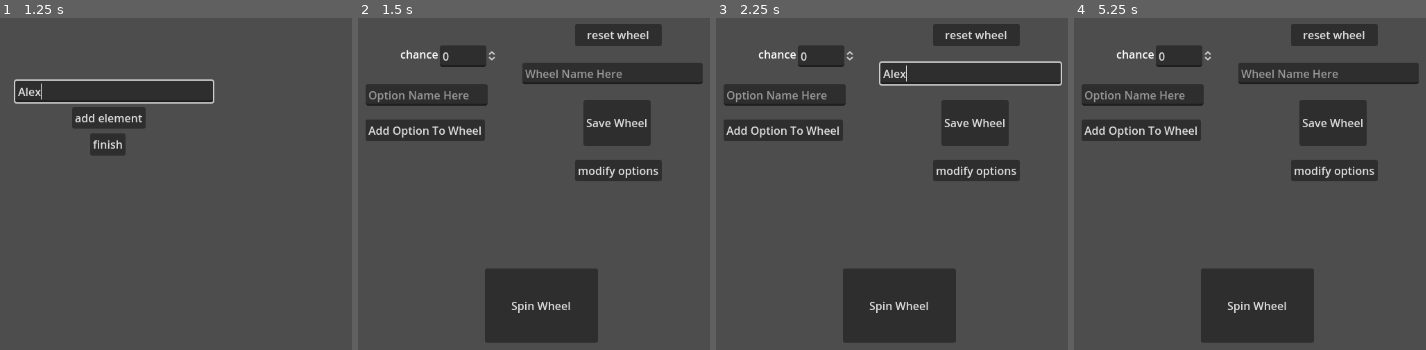
Above: before the commit, frames 1-4 (left to right).
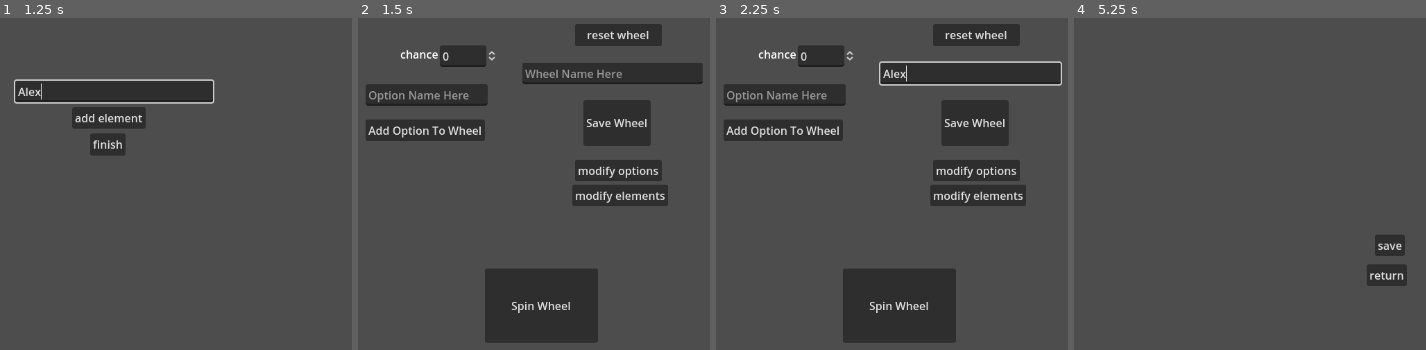
Above: after the commit, the same moments.

Repository: ArminKuburas/godot_spinner
Game: Godot game, scene res://wheel_element_creation.tscn
The game is run twice, just before and just after one commit, with the same random seed, the same clock (stepped at 60 frames per second) and the same inputs.
Inputs (mouse positions are in pixels of both pictures, inside the frame that each line leads up to):
- Up to frame 1 (1.25 s): click (112, 91) at 0.52 s; type "Alex" at 0.6 s
- Up to frame 2 (1.5 s): click "finish" at 1.25 s
- Up to frame 3 (2.25 s): click (969, 74) at 2.02 s; type "Alex" at 2.1 s
- Up to frame 4 (5.25 s): click (1144, 94) at 2.25 s; type "Alex" at 2.33 s; click "Spin Wheel" at 2.75 s; click "modify options" at 3.5 s; click "return" at 4.25 s; click (1334, 193) at 5 s, where only the run after the commit has a clickable "modify elements"

Frame 1 is identical in both runs. In frame 2, 1.5% of the frame differs, in the area x 61-89%, y 50-57%; in frame 3, 1.5%; in frame 4, 22%, in the area x 2-99%, y 1-98%.

Commit message:
fix and feat: fixed a bug where changing an option name did not work. In addition added the ability to change the elements.

Diff:
--- /dev/null
+++ b/godot-spinner-project/modify_elements.gd
@@ -0,0 +1,51 @@
+extends Control
+
+
+# Called when the node enters the scene tree for the first time.
+func _ready() -> void:
+	populate_elements_menu()
+	pass # Replace with function body.
+
+func populate_elements_menu() -> void:
+	var vbox = $Elements_Container/VBoxContainer
+	for element_name in Global.elements.keys():
+		var hbox = HBoxContainer.new()
+		var name_label = Label.new()
+		name_label.text = "Element:"
+		hbox.add_child(name_label)
+		var name_edit = LineEdit.new()
+		name_edit.text = element_name
+		name_edit.name = element_name + "_name_edit"
+		hbox.add_child(name_edit)
+		vbox.add_child(hbox)
+
+# Called every frame. 'delta' is the elapsed time since the previous frame.
+func _process(delta: float) -> void:
+	pass
+
+
+func _on_return_pressed() -> void:
+	get_tree().change_scene_to_file("res://node_2d.tscn")
+
+
+func _on_save_pressed() -> void:
+	var vbox = $Elements_Container/VBoxContainer
+	var new_elements = {}
+	for hbox in vbox.get_children():
+		var old_name = hbox.get_child(1).name.replace("_name_edit", "")
+		var new_name = hbox.get_child(1).text
+
+		if old_name != new_name:
+			# Update element in the Global.elements
+			new_elements[new_name] = Global.elements[old_name]
+			Global.elements.erase(old_name)
+			hbox.get_child(1).name = hbox.get_child(1).text + "_name_edit"
+
+			# Update the options to reflect the new element name
+			for option in Global.wheel_options:
+				if option["effects"].has(old_name):
+					option["effects"][new_name] = option["effects"].erase(old_name)
+		else:
+			new_elements[old_name] = Global.elements[old_name]
+
+	Global.elements = new_elements
--- /dev/null
+++ b/godot-spinner-project/modify_elements.tscn
@@ -0,0 +1,40 @@
+[gd_scene load_steps=2 format=3 uid="uid://5cx6fh1ofdk7"]
+
+[ext_resource type="Script" path="res://modify_elements.gd" id="1_24uvr"]
+
+[node name="modify_elements" type="Control"]
+layout_mode = 3
+anchors_preset = 15
+anchor_right = 1.0
+anchor_bottom = 1.0
+grow_horizontal = 2
+grow_vertical = 2
+script = ExtResource("1_24uvr")
+
+[node name="return" type="Button" parent="."]
+layout_mode = 0
+offset_left = 484.0
+offset_top = 396.0
+offset_right = 542.0
+offset_bottom = 427.0
+text = "return"
+
+[node name="save" type="Button" parent="."]
+offset_left = 496.0
+offset_top = 353.0
+offset_right = 539.0
+offset_bottom = 384.0
+text = "save"
+
+[node name="Elements_Container" type="ScrollContainer" parent="."]
+layout_mode = 0
+offset_left = 255.0
+offset_top = 66.0
+offset_right = 767.0
+offset_bottom = 317.0
+
+[node name="VBoxContainer" type="VBoxContainer" parent="Elements_Container"]
+layout_mode = 2
+
+[connection signal="pressed" from="return" to="." method="_on_return_pressed"]
+[connection signal="pressed" from="save" to="." method="_on_save_pressed"]
--- a/godot-spinner-project/modify_options.gd
+++ b/godot-spinner-project/modify_options.gd
@@ -43,16 +43,17 @@
 	var vbox = $Options_Container/VBoxContainer
 	for hbox in vbox.get_children():
 		var option_name = hbox.get_child(1).text
+		var old_name = hbox.get_child(1).name.replace("_name", "")
 		var option_chance = hbox.get_child(3).value
 
 		var effects = {}
 		for element in Global.elements:
-			var element_spinbox = hbox.get_node(option_name + "_" + element + "_spinbox")
+			var element_spinbox = hbox.get_node(old_name + "_" + element + "_spinbox")
 			effects[element] = element_spinbox.value
 
 		# Find and update the corresponding option in Global.options
 		for option in Global.wheel_options:
-			if option["name"] == option_name:
+			if option["name"] == hbox.get_child(1).name.replace("_name", ""):
 				option["name"] = option_name
 				option["chance"] = option_chance
 				option["effects"] = effects
--- a/godot-spinner-project/node_2d.gd
+++ b/godot-spinner-project/node_2d.gd
@@ -8,10 +8,6 @@
 func _ready() -> void:
 	randomize()
 	print("Type of options at the start of this scene: ", typeof(options))
-	$Button.connect("pressed", Callable(self, "_on_button_pressed"))
-	$ConfirmButton.connect("pressed", Callable(self, "_on_confirm_button_pressed"))
-	$wheel_save_button.connect("pressed", Callable(self, "_on_wheel_save_button_pressed"))
-	$reset_wheel.connect("pressed", Callable(self, "_on_reset_wheel_pressed"))
 	var dir = DirAccess.open("user://wheels")
 	if dir == null:
 		DirAccess.make_dir_absolute("user://wheels")
@@ -168,3 +164,8 @@
 func _on_modify_existing_options_pressed() -> void:
 	Global.wheel_options = options
 	get_tree().change_scene_to_file("res://modify_options.tscn")
+
+
+func _on_modify_elements_pressed() -> void:
+	Global.wheel_options = options
+	get_tree().change_scene_to_file("res://modify_elements.tscn")
--- a/godot-spinner-project/node_2d.tscn
+++ b/godot-spinner-project/node_2d.tscn
@@ -58,7 +58,7 @@
 self_modulate = Color(1, 0.341176, 1, 1)
 offset_left = 617.0
 offset_top = 37.0
-offset_right = 724.0
+offset_right = 788.0
 offset_bottom = 222.0
 
 [node name="VBoxContainer" type="VBoxContainer" parent="ScrollContainer"]
@@ -87,8 +87,16 @@
 offset_bottom = 104.0
 text = "chance"
 
+[node name="modify_elements" type="Button" parent="."]
+offset_left = 371.0
+offset_top = 281.0
+offset_right = 509.0
+offset_bottom = 312.0
+text = "modify elements"
+
 [connection signal="pressed" from="Button" to="." method="_on_button_pressed"]
 [connection signal="pressed" from="ConfirmButton" to="." method="_on_confirm_button_pressed"]
 [connection signal="pressed" from="wheel_save_button" to="." method="_on_wheel_save_button_pressed"]
 [connection signal="pressed" from="reset_wheel" to="." method="_on_reset_wheel_pressed"]
 [connection signal="pressed" from="modify_existing_options" to="." method="_on_modify_existing_options_pressed"]
+[connection signal="pressed" from="modify_elements" to="." method="_on_modify_elements_pressed"]
